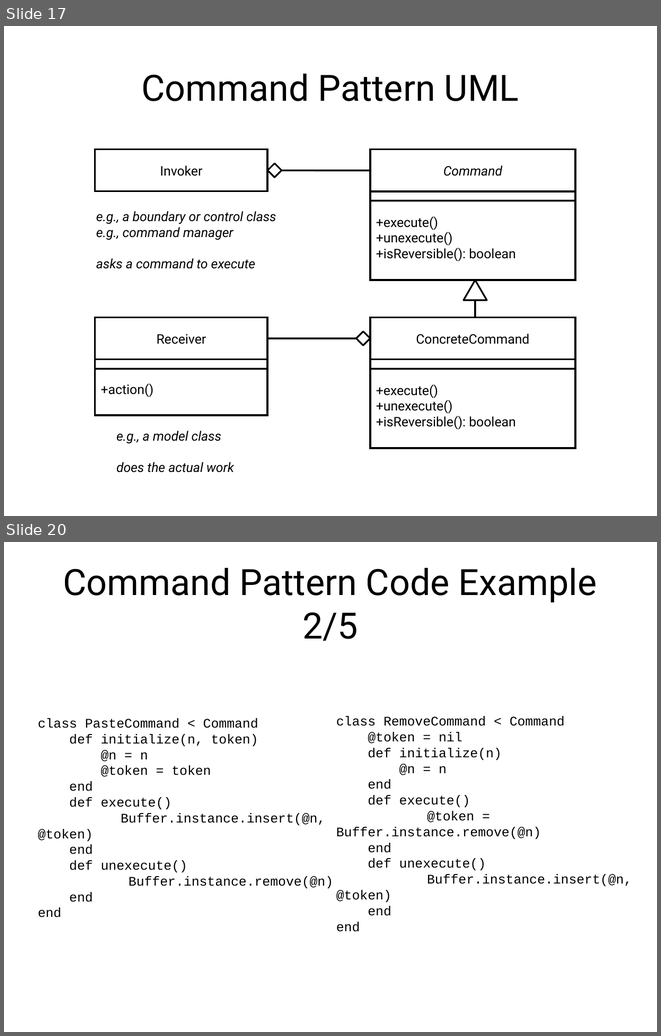
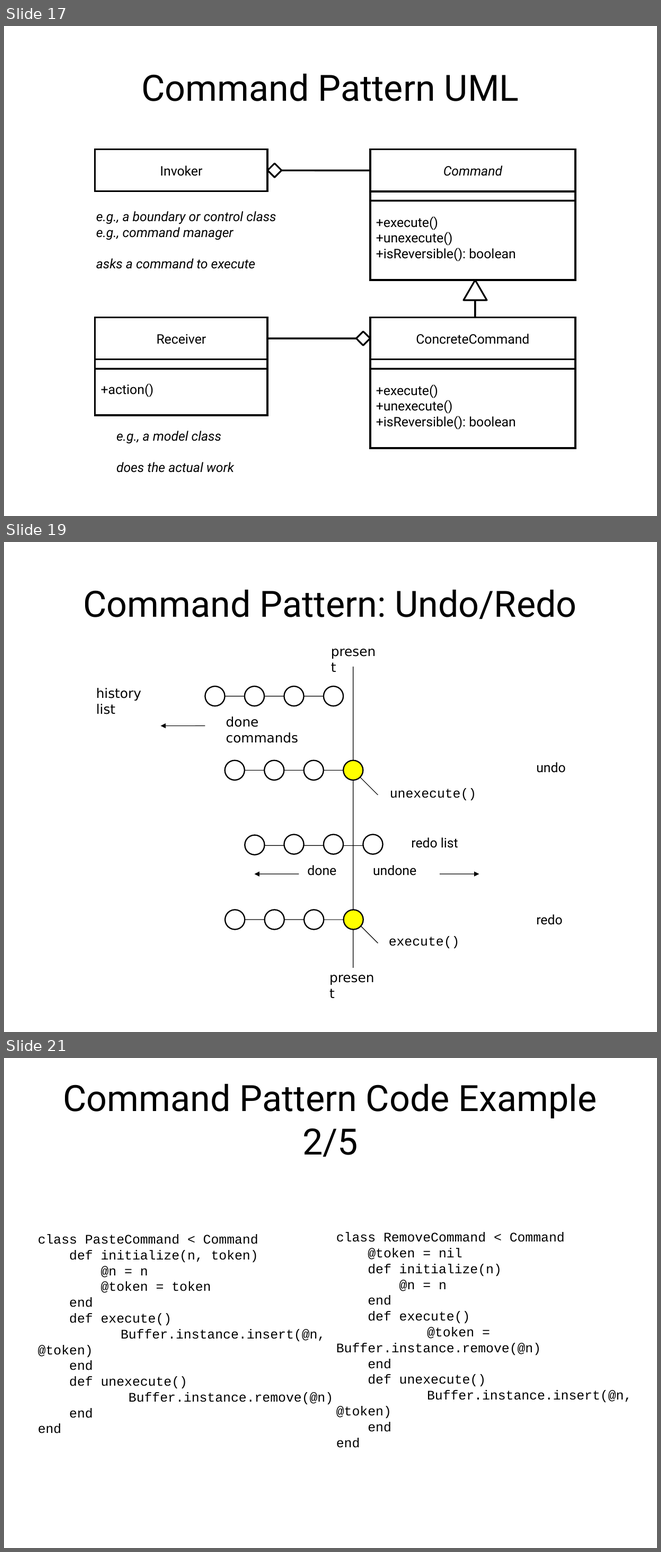
Before and after one commit to abramhindle/ruby-design-patterns, a slide deck: ruby-design-patterns-partI.odp. Shown one above the other, each under a label of ours: slides 17 and 20 before the commit, slides 17, 19 and 21 after it; the slides between them are not shown. The pictures are 661x1036 and 661x1552 pixels, drawn with LibreOffice and Linux fonts; fonts in the diff are those of the drawing. Boxes give left, top, right and bottom in pixels: in the first picture for what was removed or moved away, otherwise in the second. Text is boxed around its words. In the diff, an @@ line names an element or a change of style, - is before the commit and + after.

Commit message:
added redo

```diff
--- a/ruby-design-patterns-partI.odp
+++ b/ruby-design-patterns-partI.odp
@@ slide 19 added at box(4, 542, 657, 1032), background #FFFFFF @@
@@ title added at box(84, 589, 577, 619), 44 pt, text #000000 @@
+Command Pattern: Undo/Redo
@@ text added at box(325, 641, 384, 662), 16 pt, text #000000 @@
+present
@@ line added from (353, 667) to (353, 968), #000000 0.74 pt @@
@@ text added at box(96, 688, 141, 714), 16 pt, text #000000 @@
+history list
@@ ellipse added at box(205, 686, 225, 706), fill #FFFFFF, outline #000000 1.5 pt @@
@@ line added from (215, 696) to (334, 696), #000000 0.74 pt @@
@@ ellipse added at box(245, 686, 264, 706), fill #FFFFFF, outline #000000 1.5 pt @@
@@ ellipse added at box(284, 686, 304, 706), fill #FFFFFF, outline #000000 1.5 pt @@
@@ ellipse added at box(324, 686, 344, 706), fill #FFFFFF, outline #000000 1.5 pt @@
@@ text added at box(226, 716, 298, 743), 16 pt, text #000000 @@
+done commands
@@ arrow added from (205, 726) to (160, 726), #000000 0.74 pt @@
@@ group added at box(225, 760, 565, 800): 4 ellipses, 2 lines, 2 texts @@
+unexecute()
+undo
@@ group added at box(245, 834, 479, 875): 4 ellipses, 3 texts, 2 arrows, 1 line @@
+done
+undone
+redo list
@@ group added at box(225, 909, 562, 948): 4 ellipses, 2 lines, 2 texts @@
+execute()
+redo
@@ text added at box(324, 966, 382, 988), 16 pt, text #000000 @@
+present
@@ what was slide 20 is now slide 21 @@
```
Also in this commit, not shown: 2 slides changed, 1 other slide added, 1 other file.
